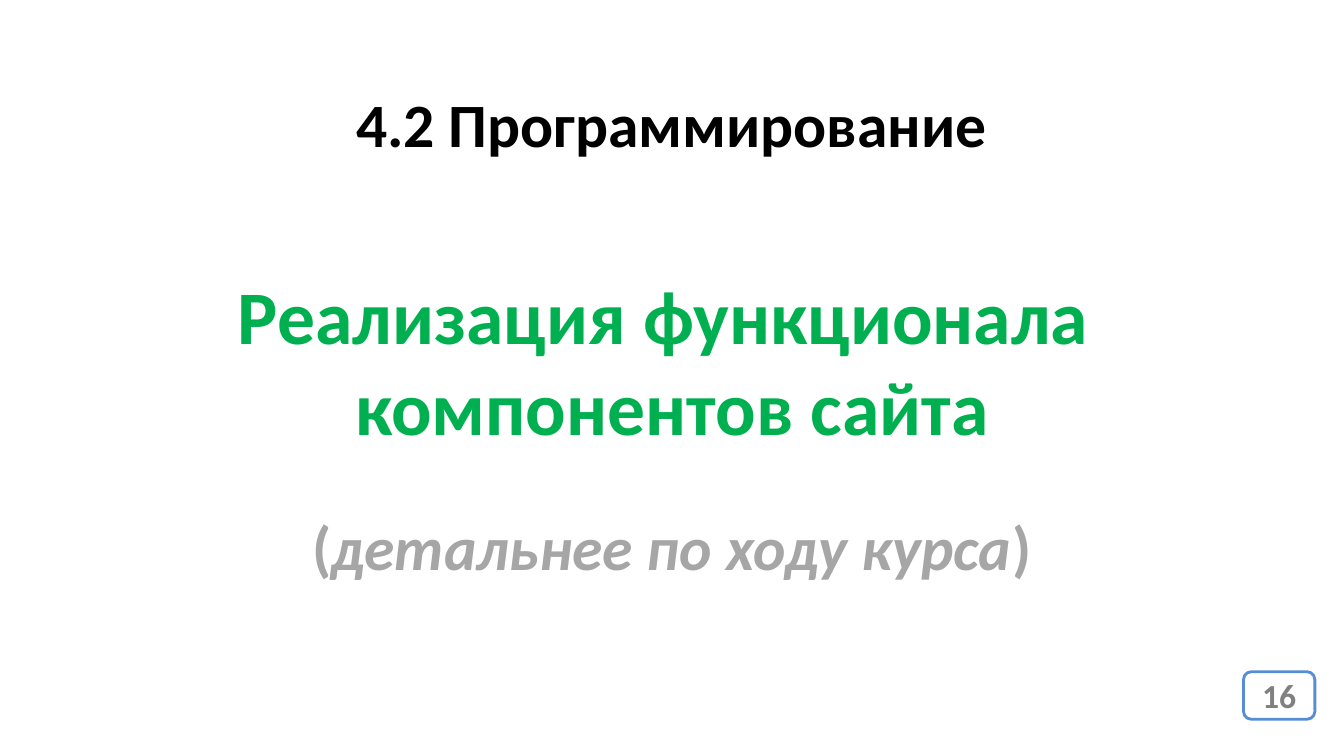
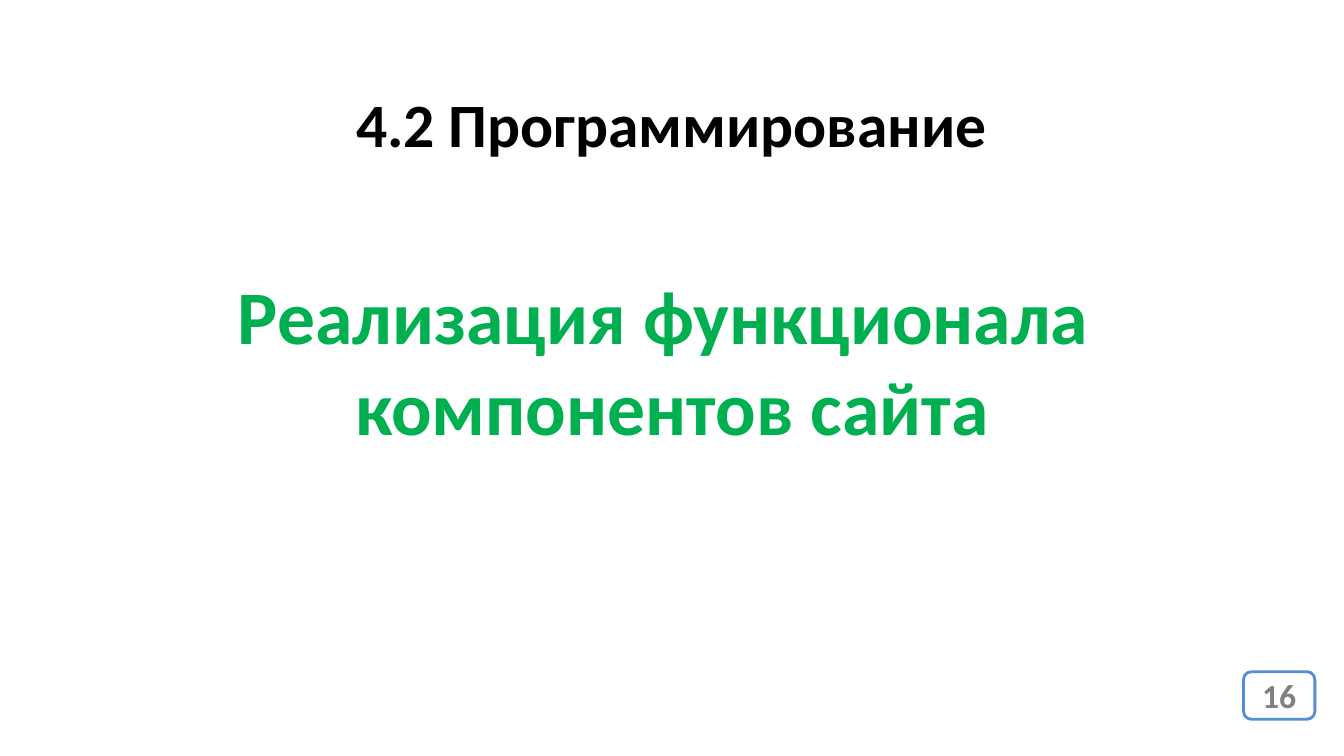
Before and after one commit to web37-ortdnipro/lesson24, a slide deck: slide 16 of lesson24.pptx. Drawn at 1344x756 pixels with LibreOffice and Linux fonts; fonts in the diff are those of the drawing. Boxes give left, top, right and bottom in pixels: in the first picture for what was removed or moved away, otherwise in the second. Text is boxed around its words. In the diff, an @@ line names an element or a change of style, - is before the commit and + after.

```diff
--- a/lesson24.pptx
+++ b/lesson24.pptx
@@ text removed at box(312, 525, 1032, 580) @@
-(детальнее по ходу курса)
```
Also in this commit, not shown: 1 other file.
